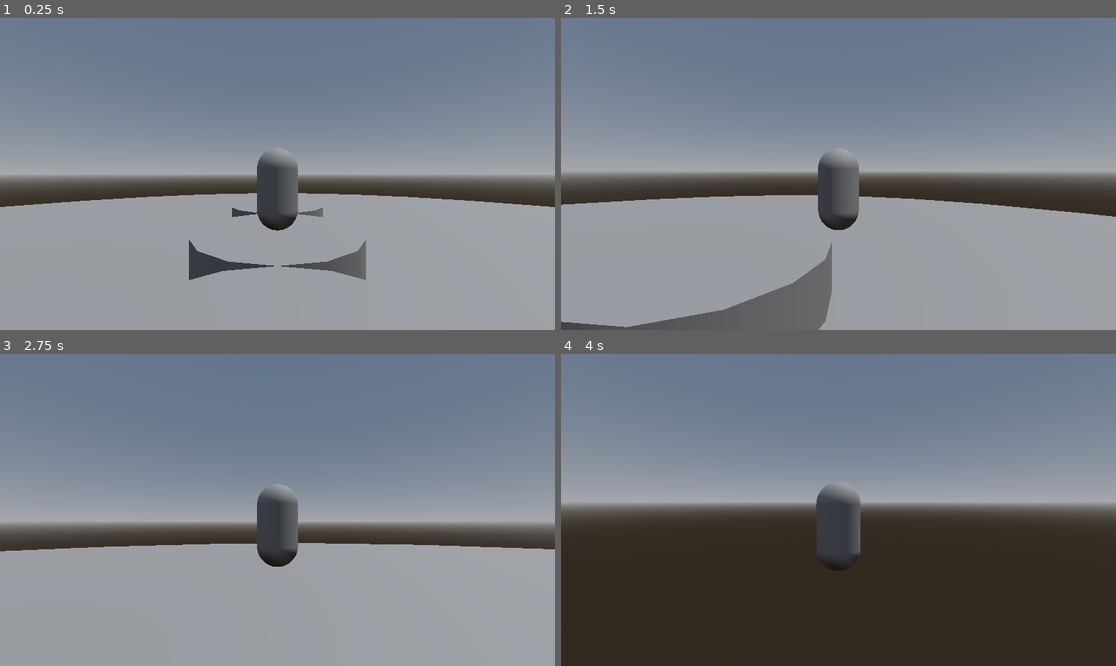
Above: before the commit, frames 1-4 (two rows, left to right).
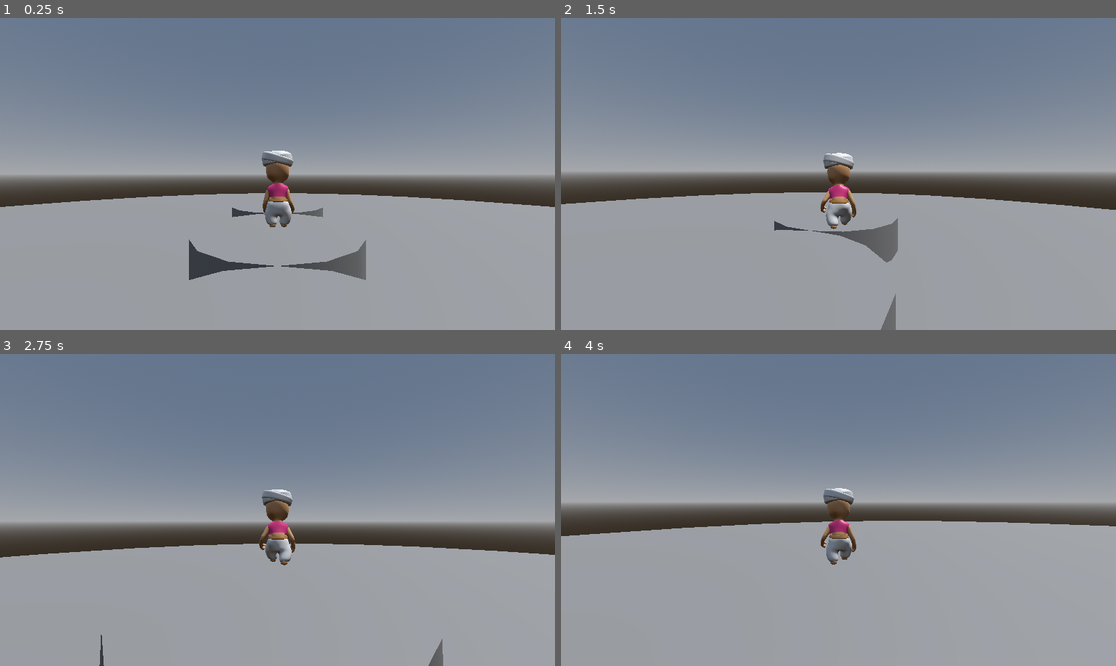
Above: after the commit, the same moments.

Repository: Cammymoop/GWProj
Game: Godot game, scene res://scenes/test_world.tscn
Same seed, same stepped clock (60 frames per second), same inputs: the game is played once before the commit and once after it.
Inputs (mouse positions are in pixels of both pictures, inside the frame that each line leads up to):
- Up to frame 1 (0.25 s): no input
- Up to frame 2 (1.5 s): move the mouse to (866, 174) at 0.52 s; hold W (forward) from 0.53 s (still down); click (866, 174) at 0.6 s; move the mouse to (810, 174) at 1.27 s; click (810, 174) at 1.35 s
- Up to frame 3 (2.75 s): keep holding W (forward); move the mouse to (288, 503) at 2.02 s; click (288, 503) at 2.1 s
- Up to frame 4 (4 s): keep holding W (forward); move the mouse to (832, 516) at 2.77 s; click (832, 516) at 2.85 s; move the mouse to (877, 513) at 3.52 s; click (877, 513) at 3.6 s

The runs differ from the first frame. In frame 1, 1.4% of the frame differs, in the area x 46-54%, y 42-69%; in frame 2, 6.9%; in frame 3, 2.4%; in frame 4, 46%, in the area x 0-100%, y 42-100%.

Commit message:
Player Model

Diff:
--- a/project.godot
+++ b/project.godot
@@ -14,6 +14,10 @@
 run/main_scene="res://scenes/test_world.tscn"
 config/features=PackedStringArray("4.0", "Forward Plus")
 config/icon="res://icon.svg"
+
+[filesystem]
+
+import/fbx/enabled=false
 
 [input]
 
--- /dev/null
+++ b/scenes/PlayerModel.gd
@@ -0,0 +1,12 @@
+extends Node3D
+
+
+# Called when the node enters the scene tree for the first time.
+func _ready():
+	pass # Replace with function body.
+
+
+# Called every frame. 'delta' is the elapsed time since the previous frame.
+func _process(delta):
+
+	pass
--- /dev/null
+++ b/scenes/PlayerModel.tscn
@@ -0,0 +1,104 @@
+[gd_scene load_steps=16 format=3 uid="uid://b8f6lj3y6dvtm"]
+
+[ext_resource type="PackedScene" uid="uid://i713xw0kvrvk" path="res://character/ChibiCharacterWithAnimsV1.7.glb" id="1_4m5fm"]
+[ext_resource type="Script" path="res://scenes/PlayerModel.gd" id="2_5cb6y"]
+
+[sub_resource type="AnimationNodeAnimation" id="AnimationNodeAnimation_aaba1"]
+animation = &"Fall"
+
+[sub_resource type="AnimationNodeAnimation" id="AnimationNodeAnimation_asl4l"]
+animation = &"Idle"
+
+[sub_resource type="AnimationNodeAnimation" id="AnimationNodeAnimation_qjo7k"]
+animation = &"Jump"
+
+[sub_resource type="AnimationNodeAnimation" id="AnimationNodeAnimation_dq6ae"]
+animation = &"Walk"
+
+[sub_resource type="AnimationNodeStateMachineTransition" id="AnimationNodeStateMachineTransition_08iqf"]
+advance_mode = 2
+
+[sub_resource type="AnimationNodeStateMachineTransition" id="AnimationNodeStateMachineTransition_lxlcw"]
+xfade_time = 0.1
+advance_mode = 2
+advance_condition = &"walk"
+
+[sub_resource type="AnimationNodeStateMachineTransition" id="AnimationNodeStateMachineTransition_g8yhd"]
+xfade_time = 0.1
+advance_mode = 2
+advance_condition = &"idle"
+
+[sub_resource type="AnimationNodeStateMachineTransition" id="AnimationNodeStateMachineTransition_jdsds"]
+advance_mode = 2
+advance_condition = &"jump"
+
+[sub_resource type="AnimationNodeStateMachineTransition" id="AnimationNodeStateMachineTransition_dkyha"]
+xfade_time = 0.25
+switch_mode = 2
+advance_mode = 2
+
+[sub_resource type="AnimationNodeStateMachineTransition" id="AnimationNodeStateMachineTransition_xn0dv"]
+xfade_time = 0.2
+advance_mode = 2
+advance_condition = &"land"
+
+[sub_resource type="AnimationNodeStateMachineTransition" id="AnimationNodeStateMachineTransition_ap3ef"]
+advance_mode = 2
+advance_condition = &"jump"
+
+[sub_resource type="AnimationNodeStateMachine" id="AnimationNodeStateMachine_4xn5a"]
+states/Fall/node = SubResource("AnimationNodeAnimation_aaba1")
+states/Fall/position = Vector2(598, 180)
+states/Idle/node = SubResource("AnimationNodeAnimation_asl4l")
+states/Idle/position = Vector2(415, 180)
+states/Jump/node = SubResource("AnimationNodeAnimation_qjo7k")
+states/Jump/position = Vector2(598, 92)
+states/Start/position = Vector2(278, 180)
+states/Walk/node = SubResource("AnimationNodeAnimation_dq6ae")
+states/Walk/position = Vector2(415, 92)
+transitions = ["Start", "Idle", SubResource("AnimationNodeStateMachineTransition_08iqf"), "Idle", "Walk", SubResource("AnimationNodeStateMachineTransition_lxlcw"), "Walk", "Idle", SubResource("AnimationNodeStateMachineTransition_g8yhd"), "Walk", "Jump", SubResource("AnimationNodeStateMachineTransition_jdsds"), "Jump", "Fall", SubResource("AnimationNodeStateMachineTransition_dkyha"), "Fall", "Idle", SubResource("AnimationNodeStateMachineTransition_xn0dv"), "Idle", "Jump", SubResource("AnimationNodeStateMachineTransition_ap3ef")]
+
+[sub_resource type="AnimationNodeStateMachinePlayback" id="AnimationNodeStateMachinePlayback_soh0w"]
+
+[node name="ChibiCharacterWithAnimsV17" instance=ExtResource("1_4m5fm")]
+script = ExtResource("2_5cb6y")
+
+[node name="Skeleton3D" parent="MainBody" index="0"]
+bones/0/position = Vector3(7.83307e-09, -0.0309267, 1.78025e-09)
+bones/1/rotation = Quaternion(-0.045973, 0.0389841, -0.00810978, 0.998149)
+bones/3/rotation = Quaternion(-0.105944, -0.0618014, 0.000921284, 0.992449)
+bones/5/rotation = Quaternion(-0.0148846, 0.0397575, -0.492855, 0.869075)
+bones/6/rotation = Quaternion(0.566811, -4.28082e-09, 1.49665e-05, 0.823848)
+bones/7/rotation = Quaternion(-0.0489622, -0.265092, -0.129238, 0.954268)
+bones/9/rotation = Quaternion(-0.010823, -0.00400777, -0.343166, 0.939204)
+bones/10/rotation = Quaternion(0.534513, 0.373297, -0.434141, 0.621665)
+bones/13/rotation = Quaternion(-0.0257911, -0.0817164, 0.515372, 0.852672)
+bones/14/rotation = Quaternion(0.507886, 7.44728e-09, -1.3382e-05, 0.861424)
+bones/15/rotation = Quaternion(0.0346188, -0.0883794, 0.049255, 0.994266)
+bones/16/rotation = Quaternion(-0.0185842, 0.00439065, 0.229891, 0.973029)
+bones/17/rotation = Quaternion(-0.0111942, 0.00280838, 0.239111, 0.970924)
+bones/18/rotation = Quaternion(0.498726, -0.419912, 0.488358, 0.580045)
+bones/19/rotation = Quaternion(-0.000896654, 0.000629042, 0.574253, 0.818677)
+bones/20/rotation = Quaternion(0.979565, 0.0151608, -0.0209536, 0.199458)
+bones/21/rotation = Quaternion(0.260223, 1.15106e-07, 2.74584e-08, 0.965548)
+bones/22/rotation = Quaternion(-0.718752, 0.0116808, 0.0230795, 0.694785)
+bones/23/rotation = Quaternion(0.877974, -0.0343992, 0.0260316, 0.476761)
+bones/24/rotation = Quaternion(0.327841, 1.12983e-07, 3.3375e-08, 0.944733)
+bones/25/rotation = Quaternion(-0.544599, -0.0103917, -0.0418491, 0.837587)
+bones/27/position = Vector3(1.62785, -0.313141, 0.521286)
+bones/27/rotation = Quaternion(0.0446064, 0.328006, 0.943478, 0.0164982)
+bones/29/position = Vector3(-1.52828, -0.449541, 0.555052)
+bones/29/rotation = Quaternion(0.319974, 0.283007, 0.897192, 0.112122)
+bones/30/position = Vector3(-0.544536, -1.83295, -0.37349)
+bones/31/position = Vector3(0.457528, -1.73228, 0.580949)
+bones/34/position = Vector3(-0.0948851, 1.69033, 3.62756)
+
+[node name="AnimationTree" type="AnimationTree" parent="." index="2"]
+tree_root = SubResource("AnimationNodeStateMachine_4xn5a")
+anim_player = NodePath("../AnimationPlayer")
+active = true
+parameters/playback = SubResource("AnimationNodeStateMachinePlayback_soh0w")
+parameters/conditions/idle = false
+parameters/conditions/jump = false
+parameters/conditions/land = false
+parameters/conditions/walk = false
--- a/scenes/player.tscn
+++ b/scenes/player.tscn
@@ -1,6 +1,7 @@
-[gd_scene load_steps=4 format=3 uid="uid://d3m7edhlthejf"]
+[gd_scene load_steps=5 format=3 uid="uid://d3m7edhlthejf"]
 
 [ext_resource type="Script" path="res://src/Player.gd" id="1_bnkpy"]
+[ext_resource type="PackedScene" uid="uid://b8f6lj3y6dvtm" path="res://scenes/PlayerModel.tscn" id="2_yaahn"]
 
 [sub_resource type="CapsuleShape3D" id="CapsuleShape3D_lwymd"]
 
@@ -17,12 +18,16 @@
 shape = SubResource("CapsuleShape3D_lwymd")
 
 [node name="MeshInstance3D" type="MeshInstance3D" parent="."]
+visible = false
 mesh = SubResource("CapsuleMesh_srbr1")
 
 [node name="RemoteTransform3D" type="RemoteTransform3D" parent="."]
 remote_path = NodePath("../Node/Center")
 update_rotation = false
 update_scale = false
+
+[node name="ChibiCharacterWithAnimsV17" parent="." instance=ExtResource("2_yaahn")]
+transform = Transform3D(-0.25, 0, -2.18557e-08, 0, 0.25, 0, 2.18557e-08, 0, -0.25, 0.0108134, -0.92448, 0.0420987)
 
 [node name="Node" type="Node" parent="."]
 
--- a/src/Player.gd
+++ b/src/Player.gd
@@ -8,9 +8,9 @@
 
 var controller_look_sensitivity = 12
 
-@export var movement_force: = .7
+@export var movement_force: = .4
 
-@export var vel_limit = 7.0
+@export var vel_limit = 2.8
 
 func _ready():
 	Input.set_mouse_mode(Input.MOUSE_MODE_CAPTURED)
@@ -22,6 +22,8 @@
 		Input.set_mouse_mode(Input.MOUSE_MODE_VISIBLE)
 	if Input.is_action_just_pressed("Restart"):
 		get_tree().reload_current_scene()
+
+
 
 	var controller_h_look = Input.get_axis("controller_look_left", "controller_look_right")
 	var controller_v_look = Input.get_axis("controller_look_up", "controller_look_down")
@@ -38,6 +40,7 @@
 	arm.rotate_x(-delta.y * 0.01 * sensitivity)
 	camera_pivot.rotate_y(-delta.x * 0.01 * sensitivity)
 	arm.rotation.x = clamp(arm.rotation.x, -1.2, 1.2)
+
 
 func _integrate_forces(state: PhysicsDirectBodyState3D):
 #func _physics_process(delta):
@@ -78,3 +81,8 @@
 	# need to add drag for if the player is not inputting movement
 	if abs(fb) < 0.1 and abs(lr) < 0.1:
 		state.linear_velocity = state.linear_velocity.lerp(Vector3.ZERO, 0.1)
+
+
+	global_rotation.y = camera_pivot.rotation.y
+	$ChibiCharacterWithAnimsV17/AnimationTree.set("parameters/conditions/walk", move_vec != Vector3.ZERO)
+	$ChibiCharacterWithAnimsV17/AnimationTree.set("parameters/conditions/idle", move_vec == Vector3.ZERO)
Binary file added: character/ChibiCharacterWithAnimsV1.7.glb
Not shown, added: character/ChibiCharacterWithAnimsV1.7.glb.import
Binary file added: character/ChibiCharacterWithAnimsV1_eyes.png
Not shown, added: character/ChibiCharacterWithAnimsV1_eyes.png.import
